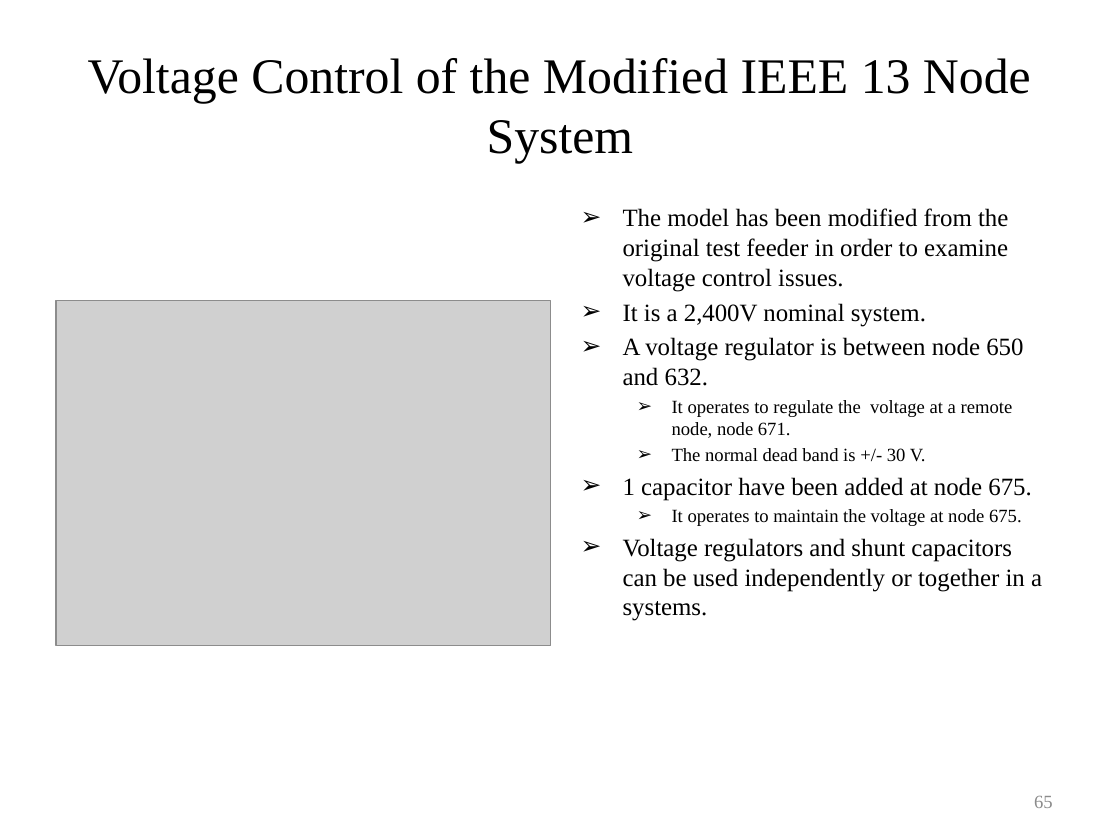
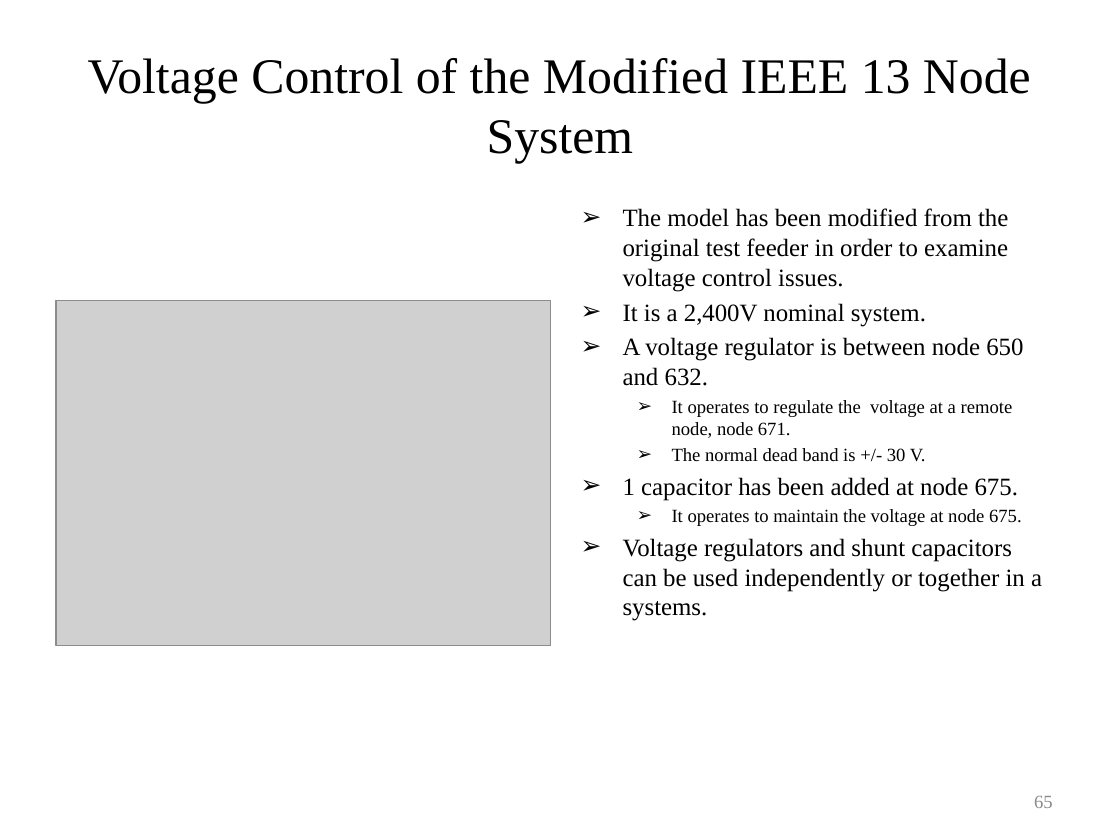
Before and after one commit to gridlab-d/course, a slide deck: slide 65 of University of Washington Class/Module 4 - Voltage control devices.pptx. Drawn at 1120x840 pixels with LibreOffice and Linux fonts; fonts in the diff are those of the drawing; grey boxes stand for pictures. Boxes give left, top, right and bottom in pixels: in the first picture for what was removed or moved away, otherwise in the second. Text is boxed around its words. In the diff, an @@ line names an element or a change of style, - is before the commit and + after.

```diff
--- a/University of Washington Class/Module 4 - Voltage control devices.pptx
+++ b/University of Washington Class/Module 4 - Voltage control devices.pptx
@@ text at box(623, 477, 1018, 501): text changed @@
-➢ 1 capacitor have been added at node 675.
+➢ 1 capacitor has been added at node 675.
```
Also in this commit, not shown: 3 other slides changed.
